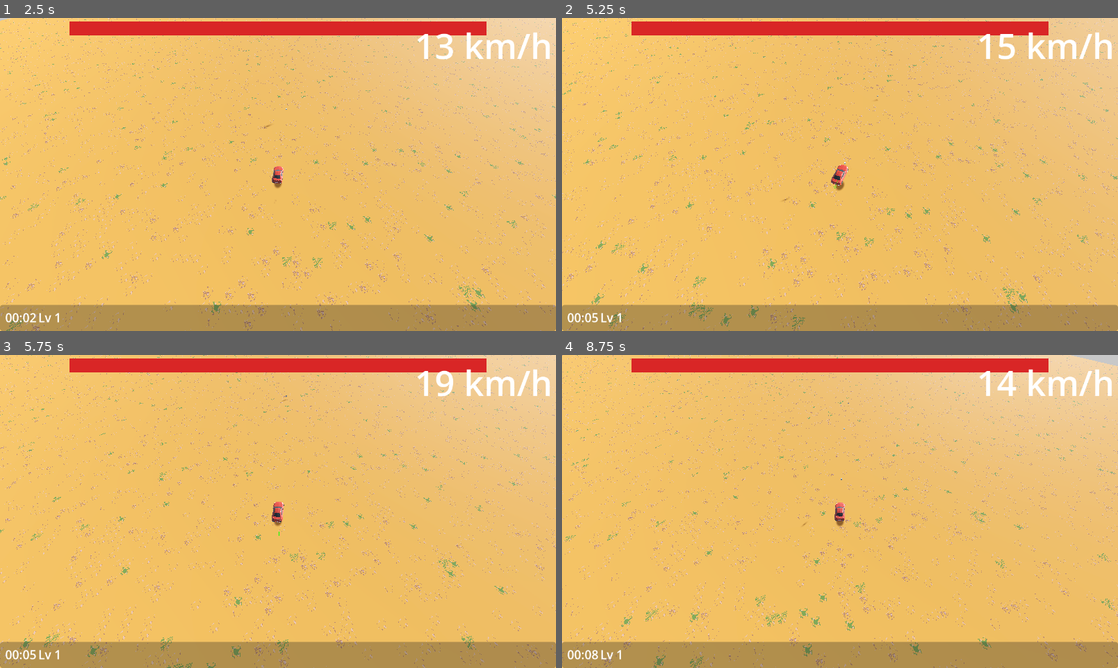
Above: before the commit, frames 1-4 (two rows, left to right).
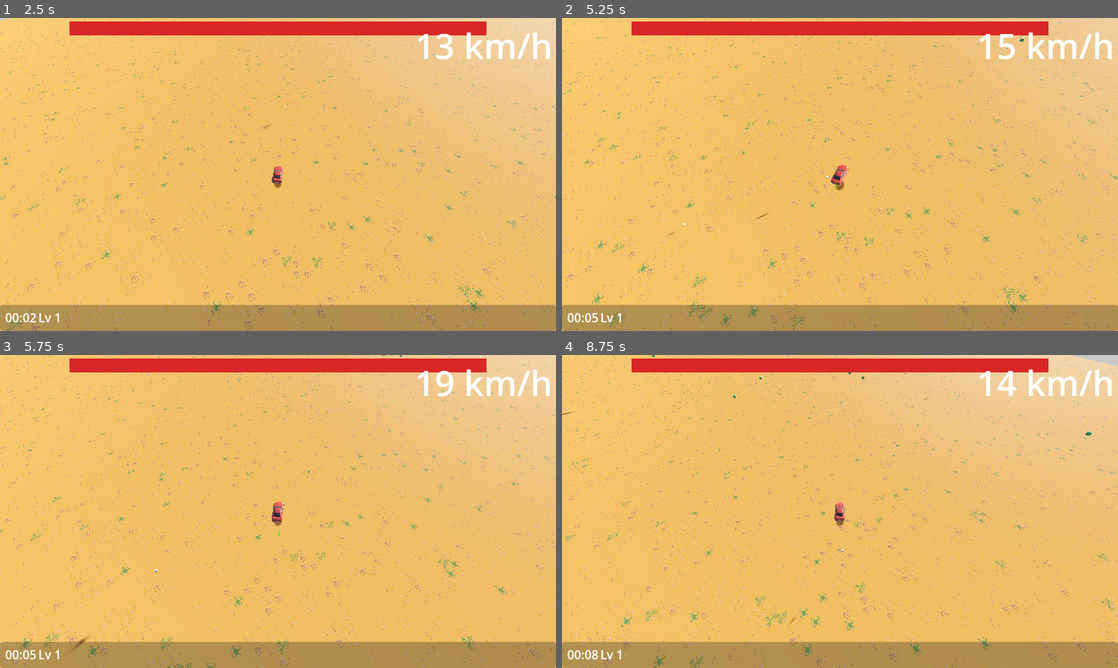
Above: after the commit, the same moments.

Repository: earv1/zom-zom-zoom-3d
Game: Godot game, scene res://scenes/ui/level_select.tscn
The game is run twice, just before and just after one commit, with the same random seed, the same clock (stepped at 60 frames per second) and the same inputs.
Inputs (mouse positions are in pixels of both pictures, inside the frame that each line leads up to):
- Up to frame 1 (2.5 s): click "MAIN GAME" at 0.5 s; tap Enter at 1.25 s; move the mouse to (400, 158) at 1.27 s; hold H (turn_right) 1.28-2 s; hold Right mouse button (accelerate) 1.28-2 s; click (400, 158) at 1.42 s; tap Space (jump) at 1.52 s; drag from (166, 190) to (250, 237) at 2.02 s
- Up to frame 2 (5.25 s): move the mouse to (895, 105) at 2.77 s; hold H (turn_right) 2.78-3.5 s; hold Shift (handbreak) 2.78-3.5 s; drag from (812, 237) to (673, 127) at 3.52 s; move the mouse to (1006, 221) at 4.27 s; hold F (turn_left) 4.28-5 s; tap Ctrl at 4.35 s; tap Space (jump) at 4.52 s; drag from (673, 127) to (756, 96) at 5.02 s
- Up to frame 3 (5.75 s): no input
- Up to frame 4 (8.75 s): move the mouse to (867, 511) at 5.77 s; hold F (turn_left) 5.78-6.5 s; tap Delete at 5.85 s; click (867, 511) at 5.92 s; drag from (756, 433) to (728, 527) at 6.52 s; move the mouse to (962, 495) at 7.27 s; hold H (turn_right) 7.28-8 s; hold Right mouse button (accelerate) 7.28-8 s; tap Space (jump) at 7.52 s; drag from (728, 527) to (812, 574) at 8.02 s

Frame 1 is identical in both runs. In frame 2, less than 0.1% of the frame differs, in the area x 19-84%, y 6-70%; in frame 3, less than 0.1%; in frame 4, less than 0.1%, in the area x 0-96%, y 0-86%.
Error before the commit: Parse Error: Class "Zombie" hides a global script class. (res://scenes/enemy/zombie.gd:1)

Commit message:
fix music

Diff:
--- a/scenes/enemy/base_enemy.gd
+++ b/scenes/enemy/base_enemy.gd
@@ -13,15 +13,11 @@
 
 var _health: int
 var _dead: bool = false
-var _lifetime: float = 0.0
-var _blink_mat: StandardMaterial3D
-var _original_color: Color
 var _spawner: EnemySpawner
 var pool_key: String
 
-const LIFETIME := 30.0
-const BLINK_START := 25.0
 const WARP_BUFFER := 30.0   # trigger warp this many units beyond the warp landing spot
+const DROP_HEIGHT := 10.0   # units above target position to drop from
 
 
 func _ready() -> void:
@@ -32,41 +28,16 @@
 	max_contacts_reported = 4
 	body_entered.connect(_on_body_entered)
 
-	# Cache a unique material so blinking doesn't affect other enemies.
-	var mesh := find_child("*") as MeshInstance3D
-	if mesh:
-		var src := mesh.get_active_material(0)
-		if src:
-			_blink_mat = src.duplicate() as StandardMaterial3D
-			_original_color = _blink_mat.albedo_color
-			mesh.set_surface_override_material(0, _blink_mat)
 
-
-func _process(delta: float) -> void:
-	_lifetime += delta
-	if _lifetime >= LIFETIME:
-		_return_to_pool()
-		return
-
-	# Warp back toward the car if the enemy has wandered too far.
+func _process(_delta: float) -> void:
+	# Drop back in if the enemy has wandered too far from the car.
 	if car:
 		var spawners := get_tree().get_nodes_in_group("enemy_spawner")
 		var spawn_dist := 120.0
 		if spawners.size() > 0:
 			spawn_dist = (spawners[0] as EnemySpawner).spawn_radius * 3.0
 		if global_position.distance_to(car.global_position) > spawn_dist + WARP_BUFFER:
-			var angle := randf() * TAU
-			var offset := Vector3(cos(angle), 0.0, sin(angle)) * spawn_dist
-			global_position = car.global_position + offset
-			global_position.y += 10.0
-			linear_velocity = Vector3.ZERO  # drop cleanly from spawn height
-
-	if _blink_mat and _lifetime >= BLINK_START:
-		# Speed up blink rate as expiry approaches: 2 Hz → 10 Hz over 5 seconds.
-		var frac := (_lifetime - BLINK_START) / (LIFETIME - BLINK_START)
-		var hz := lerpf(2.0, 10.0, frac)
-		var on := fmod(_lifetime * hz, 1.0) < 0.5
-		_blink_mat.albedo_color = _original_color if on else Color.WHITE
+			drop_near(car.global_position, spawn_dist)
 
 
 func _integrate_forces(state: PhysicsDirectBodyState3D) -> void:
@@ -111,6 +82,15 @@
 	_return_to_pool()
 
 
+func drop_near(center: Vector3, radius: float) -> void:
+	var angle := randf() * TAU
+	var offset := Vector3(cos(angle), 0.0, sin(angle)) * radius
+	var pos := center + offset
+	pos.y += DROP_HEIGHT
+	global_position = pos
+	linear_velocity = Vector3.ZERO
+
+
 func reset_for_spawn(pos: Vector3, car_ref: Node3D) -> void:
 	# Position while still frozen so physics doesn't interfere.
 	global_position = pos
@@ -119,9 +99,6 @@
 	car = car_ref
 	_health = max_health
 	_dead = false
-	_lifetime = 0.0
-	if _blink_mat:
-		_blink_mat.albedo_color = _original_color
 	# Enable after positioning.
 	freeze = false
 	visible = true
--- a/scenes/enemy/enemy_spawner.gd
+++ b/scenes/enemy/enemy_spawner.gd
@@ -22,12 +22,16 @@
 	]
 
 
+const RAMP_DURATION := 10.0  # seconds before full spawn rate
+const BATCH_MAX := 10
+
 func _process(delta: float) -> void:
 	_timer += delta
 	var interval := maxf(0.3, 2.0 - GameManager.elapsed_time * 0.008)
 	if _timer >= interval:
 		_timer = 0.0
-		for i in 10:
+		var batch := clampi(int(lerpf(1.0, BATCH_MAX, GameManager.elapsed_time / RAMP_DURATION)), 1, BATCH_MAX)
+		for i in batch:
 			_spawn()
 
 
@@ -53,17 +57,14 @@
 			chosen = e
 			break
 
-	var angle := randf() * TAU
-	var offset := Vector3(cos(angle), 0.0, sin(angle)) * spawn_radius * 3.0
-	var pos := car.global_position + offset
-	pos.y += 10.0
-
+	var spawn_dist := spawn_radius * 3.0
 	var key: String = (chosen.get("scene") as PackedScene).resource_path
 	var enemy: BaseEnemy
 
 	if _inactive.has(key) and not (_inactive[key] as Array).is_empty():
 		enemy = (_inactive[key] as Array).pop_back() as BaseEnemy
-		enemy.reset_for_spawn(pos, car)
+		enemy.reset_for_spawn(car.global_position, car)
+		enemy.drop_near(car.global_position, spawn_dist)
 	else:
 		var enemy_scene := chosen.get("scene") as PackedScene
 		enemy = enemy_scene.instantiate() as BaseEnemy
@@ -71,7 +72,7 @@
 		enemy.pool_key = key
 		enemy.car = car
 		add_child(enemy)
-		enemy.global_position = pos
+		enemy.drop_near(car.global_position, spawn_dist)
 
 	_active_count += 1
 
--- a/scenes/world/world.gd
+++ b/scenes/world/world.gd
@@ -12,7 +12,7 @@
 
 	var music := $MusicPlayer as AudioStreamPlayer
 	(music.stream as AudioStreamMP3).loop = true
-	music.volume_db = -3.0
+	music.volume_db = -1.0
 	music.play()
 
 
--- a/scenes/world/world.tscn
+++ b/scenes/world/world.tscn
@@ -4,7 +4,7 @@
 [ext_resource type="Script" uid="uid://bk63etuxod2bm" path="res://scenes/world/world.gd" id="21_world"]
 [ext_resource type="Script" uid="uid://2207p3v4dhmi" path="res://scenes/enemy/enemy_spawner.gd" id="22_spawner"]
 [ext_resource type="PackedScene" path="res://scenes/ui/hud.tscn" id="25_hud"]
-[ext_resource type="AudioStream" path="res://assets/music/Dark Start Hope_slow.mp3" id="26_music"]
+[ext_resource type="AudioStream" path="res://assets/music/Desert Catharsis - Asher Fulero.mp3" id="26_music"]
 [ext_resource type="PackedScene" path="res://scenes/ui/splash_screen.tscn" id="27_splash"]
 [ext_resource type="Script" uid="uid://1e2y8ottpr2h" path="res://scenes/world/chunk_manager.gd" id="20_chkmgr"]
 [ext_resource type="PackedScene" path="res://scenes/world/car.tscn" id="30_car"]
--- a/scenes/zombie/zombie.gd
+++ b/scenes/zombie/zombie.gd
@@ -1,5 +1,4 @@
 extends RigidBody3D
-class_name Zombie
 
 @export var car: Node3D
 @export var fragment_scene: PackedScene
--- a/scenes/zombie/zombie_spawner.gd
+++ b/scenes/zombie/zombie_spawner.gd
@@ -1,5 +1,4 @@
 extends Node3D
-class_name ZombieSpawner
 
 @export var car: Node3D
 @export var zombie_scene: PackedScene
Not shown, added: assets/music/Desert Catharsis - Asher Fulero.mp3.import
Not shown, added: assets/music/Desert Planet - Quincas Moreira.mp3.import
Not shown, added: assets/music/Desert Catharsis - Asher Fulero.mp3
Not shown, added: assets/music/Desert Planet - Quincas Moreira.mp3
